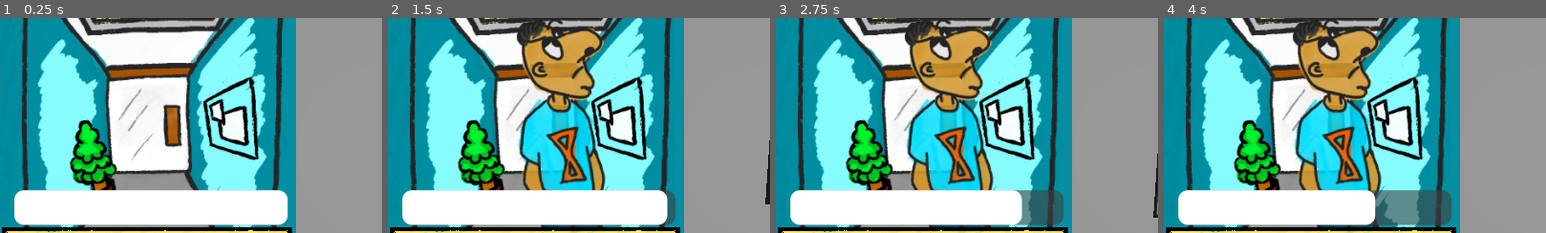
Above: before the commit, frames 1-4 (left to right).
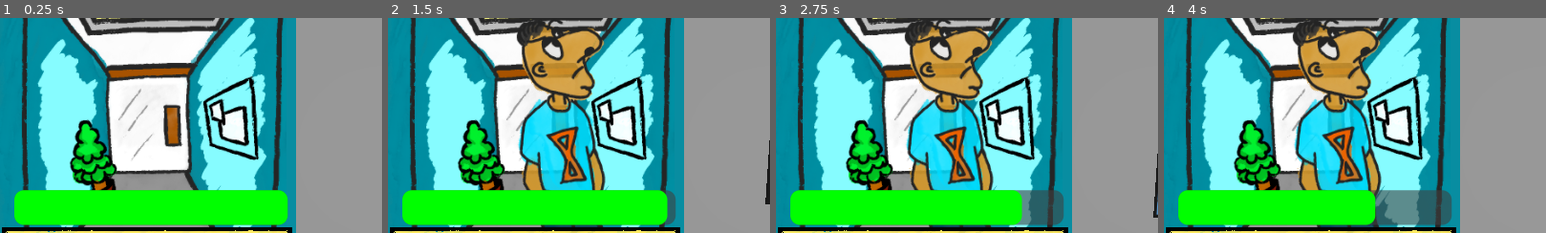
Above: after the commit, the same moments.

Repository: KaitoGameDev/brackeys-gj-2026-2
Game: Godot game, scene res://source/main.tscn
Two runs of this game, one before a commit and one after it. Both use one fixed random seed, a clock stepped at 60 frames per second and the inputs below.
Inputs (mouse positions are % of the whole screen's width and height, from its top left):
- Up to frame 1 (0.25 s): no input
- Up to frame 2 (1.5 s): move the mouse to (72, 45) at 0.52 s; click (72, 45) at 0.67 s; move the mouse to (30, 55) at 1.27 s; click (30, 55) at 1.42 s
- Up to frame 3 (2.75 s): tap Enter at 2 s; move the mouse to (60, 28) at 2.02 s; click (60, 28) at 2.17 s
- Up to frame 4 (4 s): move the mouse to (45, 70) at 2.77 s; click (45, 70) at 2.92 s; move the mouse to (80, 65) at 3.52 s; click (80, 65) at 3.67 s
The pictures show only the part of the screen within x 0-50%, y 19-69%; the shares and areas given below are measured in that part.

The runs differ from the first frame. In frame 1, 12% of the frame differs, in the area x 3-76%, y 80-97%; in frame 2, 11%; in frame 3, 9.9%; in frame 4, 8.4%.

Commit message:
change patience color based on value

Diff:
--- a/source/main.tscn
+++ b/source/main.tscn
@@ -40,6 +40,14 @@
 fake_alter_count = 2
 patience_duration = 6.0
 
+[sub_resource type="Resource" id="Resource_rewae"]
+script = ExtResource("8_wcfg")
+money_count = 10
+bill_pool = Array[ExtResource("8_money")]([ExtResource("9_bill2"), ExtResource("10_bill5"), ExtResource("11_bill10"), ExtResource("12_bill20"), ExtResource("13_bill50"), ExtResource("14_bill100")])
+fake_chance = 0.5
+patience_duration = 6.0
+metadata/_custom_type_script = "uid://c6wbvrir1wq2o"
+
 [sub_resource type="StyleBoxFlat" id="StyleBoxFlat_rewae"]
 bg_color = Color(0.2509804, 0.2509804, 0.2509804, 0.59607846)
 border_color = Color(0, 0, 0, 1)
@@ -49,16 +57,8 @@
 corner_radius_bottom_left = 8
 corner_detail = 16
 
-[sub_resource type="Resource" id="Resource_rewae"]
-script = ExtResource("8_wcfg")
-money_count = 10
-bill_pool = Array[ExtResource("8_money")]([ExtResource("9_bill2"), ExtResource("10_bill5"), ExtResource("11_bill10"), ExtResource("12_bill20"), ExtResource("13_bill50"), ExtResource("14_bill100")])
-fake_chance = 0.5
-patience_duration = 6.0
-metadata/_custom_type_script = "uid://c6wbvrir1wq2o"
-
 [sub_resource type="StyleBoxFlat" id="StyleBoxFlat_2uit2"]
-bg_color = Color(1, 1, 1, 1)
+bg_color = Color(0, 1, 0, 1)
 corner_radius_top_left = 8
 corner_radius_top_right = 8
 corner_radius_bottom_right = 8
--- a/source/waves/wave_controller.gd
+++ b/source/waves/wave_controller.gd
@@ -45,6 +45,15 @@
 	_update_wave_label()
 	wave_progress_bar.max_value = 1.0
 	wave_progress_bar.value = 1.0
+	wave_progress_bar.value_changed.connect(
+		func(value):
+			if value <= 0.3:
+				wave_progress_bar.get_theme_stylebox("fill").bg_color = Color.RED
+			elif value <= 0.6:
+				wave_progress_bar.get_theme_stylebox("fill").bg_color = Color.ORANGE
+			else:
+				wave_progress_bar.get_theme_stylebox("fill").bg_color = Color.GREEN
+	)
 
 
 func _on_event(event: Object) -> void:
